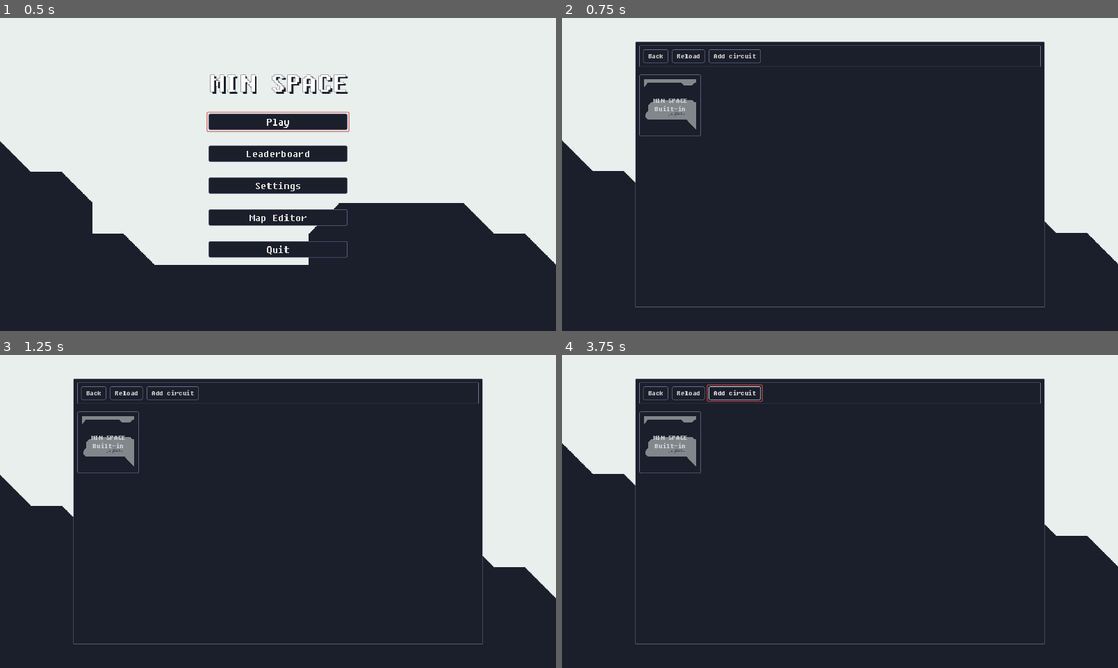
Above: before the commit, frames 1-4 (two rows, left to right).
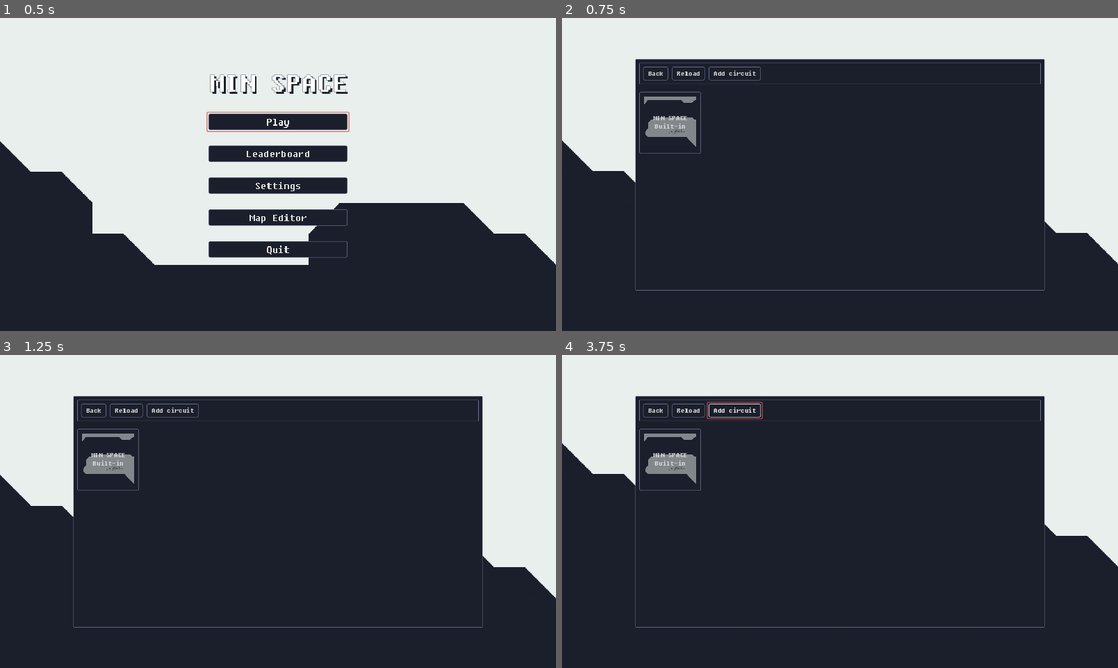
Above: after the commit, the same moments.

Repository: kagamiAL/CALHACKS_2024
Game: Godot game, scene res://scenes/Main/Main.tscn
Same seed, same stepped clock (60 frames per second), same inputs: the game is played once before the commit and once after it.
Inputs:
- Up to frame 1 (0.5 s): no input
- Up to frame 2 (0.75 s): click "Play" at 0.5 s
- Up to frame 3 (1.25 s): no input
- Up to frame 4 (3.75 s): click "Back" at 1.25 s; click "Play" at 2 s; click "Leaderboard" at 2.75 s; click "Add circuit" at 3.5 s

Frame 1 is identical in both runs. In frame 2, 6.2% of the frame differs, in the area x 13-87%, y 7-93%; in frame 3, 6.2%; in frame 4, 6.4%.

Commit message:
Work on dialogs

Diff:
--- a/scenes/UI/Dialog.tscn
+++ b/scenes/UI/Dialog.tscn
@@ -12,17 +12,16 @@
 script = ExtResource("1_cbhhp")
 
 [node name="PanelContainer" type="PanelContainer" parent="."]
-custom_minimum_size = Vector2(400, 550)
 layout_mode = 1
 anchors_preset = 8
 anchor_left = 0.5
 anchor_top = 0.5
 anchor_right = 0.5
 anchor_bottom = 0.5
-offset_left = -200.0
-offset_top = -275.0
-offset_right = 200.0
-offset_bottom = 275.0
+offset_left = -316.0
+offset_top = -239.5
+offset_right = 316.0
+offset_bottom = 239.5
 grow_horizontal = 2
 grow_vertical = 2
 
--- a/scenes/UI/LeaderBoard.gd
+++ b/scenes/UI/LeaderBoard.gd
@@ -1,7 +1,7 @@
 extends "res://scenes/UI/Dialog.gd"
 
 @onready var leader_board_data = get_node("/root/LeaderboardData")
-@onready var scores = $%Scores
+@onready var scores = $%Content
 @onready var score_template = load("res://scenes/UI/score_template.tscn")
 
 func _on_button_button_down():
--- a/scenes/UI/LeaderBoard.tscn
+++ b/scenes/UI/LeaderBoard.tscn
@@ -1,55 +1,10 @@
-[gd_scene load_steps=2 format=3 uid="uid://inas5xn4h6tb"]
+[gd_scene load_steps=3 format=3 uid="uid://inas5xn4h6tb"]
 
 [ext_resource type="Script" path="res://scenes/UI/LeaderBoard.gd" id="1_d3sb7"]
+[ext_resource type="PackedScene" uid="uid://d0eivog06w651" path="res://scenes/UI/Dialog.tscn" id="1_rh7le"]
 
-[node name="LeaderBoard" type="Control"]
-layout_mode = 3
-anchors_preset = 15
-anchor_right = 1.0
-anchor_bottom = 1.0
-grow_horizontal = 2
-grow_vertical = 2
+[node name="LeaderBoard" instance=ExtResource("1_rh7le")]
 script = ExtResource("1_d3sb7")
 
-[node name="PanelContainer" type="PanelContainer" parent="."]
-custom_minimum_size = Vector2(400, 550)
-layout_mode = 1
-anchors_preset = 8
-anchor_left = 0.5
-anchor_top = 0.5
-anchor_right = 0.5
-anchor_bottom = 0.5
-offset_left = -200.0
-offset_top = -275.0
-offset_right = 200.0
-offset_bottom = 275.0
-grow_horizontal = 2
-grow_vertical = 2
-
-[node name="VBoxContainer" type="VBoxContainer" parent="PanelContainer"]
-layout_mode = 2
-theme_override_constants/separation = 16
-
-[node name="HBoxContainer" type="HBoxContainer" parent="PanelContainer/VBoxContainer"]
-layout_mode = 2
-theme_override_constants/separation = 16
-
-[node name="Button" type="Button" parent="PanelContainer/VBoxContainer/HBoxContainer"]
-layout_mode = 2
-text = "Back"
-
-[node name="Title" type="Label" parent="PanelContainer/VBoxContainer/HBoxContainer"]
-unique_name_in_owner = true
-layout_mode = 2
-theme_override_font_sizes/font_size = 35
+[node name="Title" parent="PanelContainer/VBoxContainer/Header" index="0"]
 text = "Leaderboard"
-
-[node name="ScrollContainer" type="ScrollContainer" parent="PanelContainer/VBoxContainer"]
-layout_mode = 2
-size_flags_vertical = 3
-
-[node name="Scores" type="VBoxContainer" parent="PanelContainer/VBoxContainer/ScrollContainer"]
-unique_name_in_owner = true
-layout_mode = 2
-
-[connection signal="button_down" from="PanelContainer/VBoxContainer/HBoxContainer/Button" to="." method="_on_button_button_down"]
